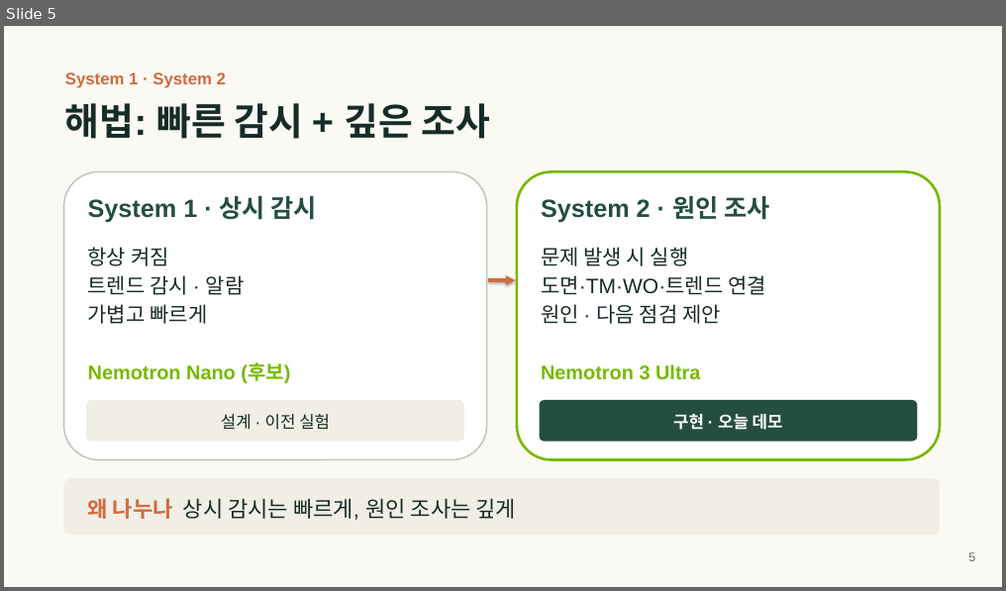
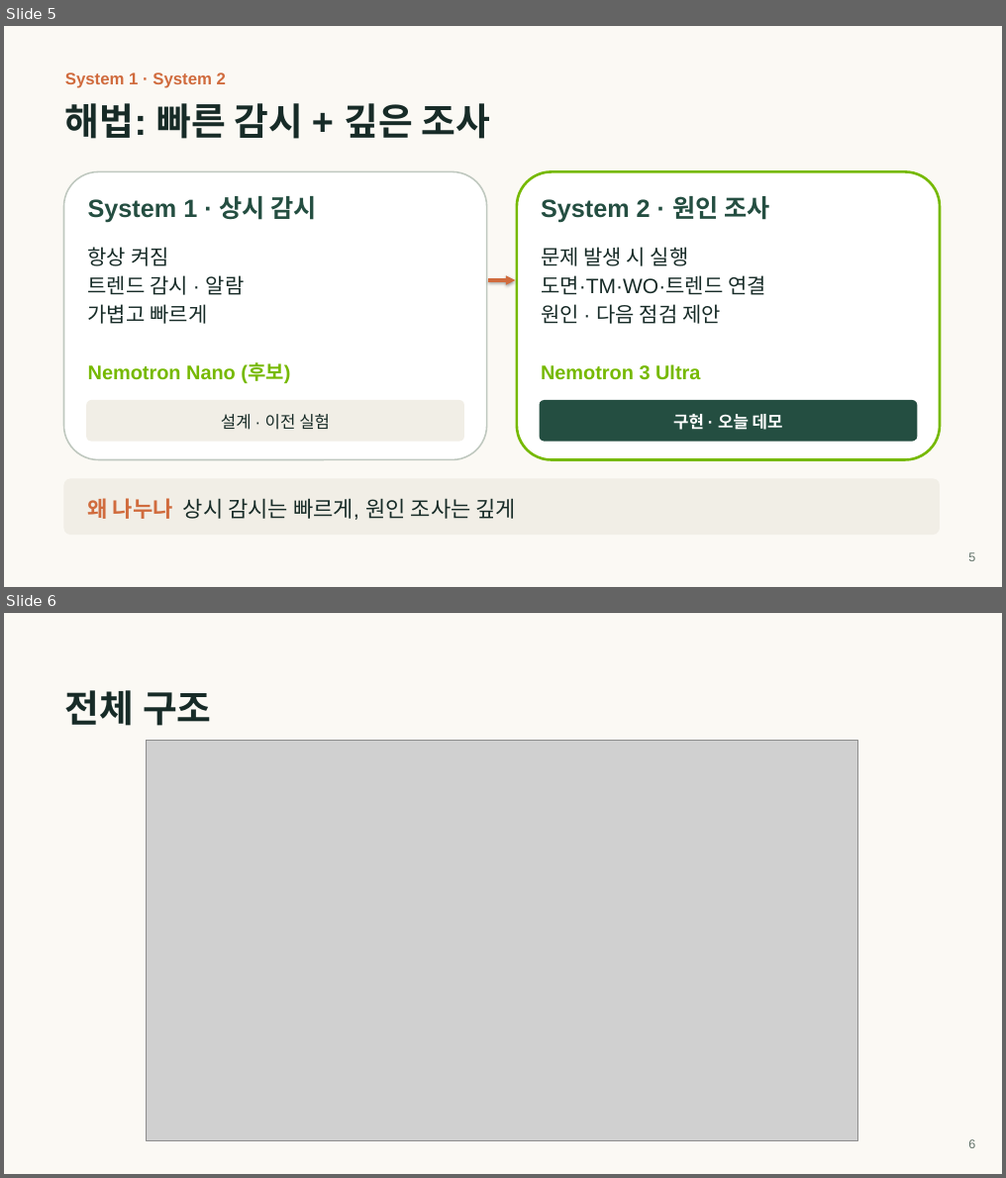
Before and after one commit to juyoungml/nvidia-hackathon, a slide deck: submission/slides/Plant_Reliability_Agent_submission.pptx. Shown one above the other, each under a label of ours: slide 5 before the commit, slides 5 and 6 after it. The pictures are 1006x591 and 1006x1178 pixels, drawn with LibreOffice and Linux fonts; fonts in the diff are those of the drawing; grey boxes stand for pictures. Boxes give left, top, right and bottom in pixels: in the first picture for what was removed or moved away, otherwise in the second. Text is boxed around its words. In the diff, an @@ line names an element or a change of style, - is before the commit and + after.

```diff
--- a/submission/slides/Plant_Reliability_Agent_submission.pptx
+++ b/submission/slides/Plant_Reliability_Agent_submission.pptx
@@ slide 6 added at (4, 613, 1002, 1174), background #FBF9F4 @@
@@ text added at (65, 690, 212, 726), 36 pt, text #172B27, bold @@
+전체 구조
@@ picture added at (147, 741, 858, 1141) @@
@@ text added at (968, 1140, 975, 1149), 12 pt, text #62736A @@
+6
```
Also in this commit, not shown: 7 slides changed, 12 other files.
